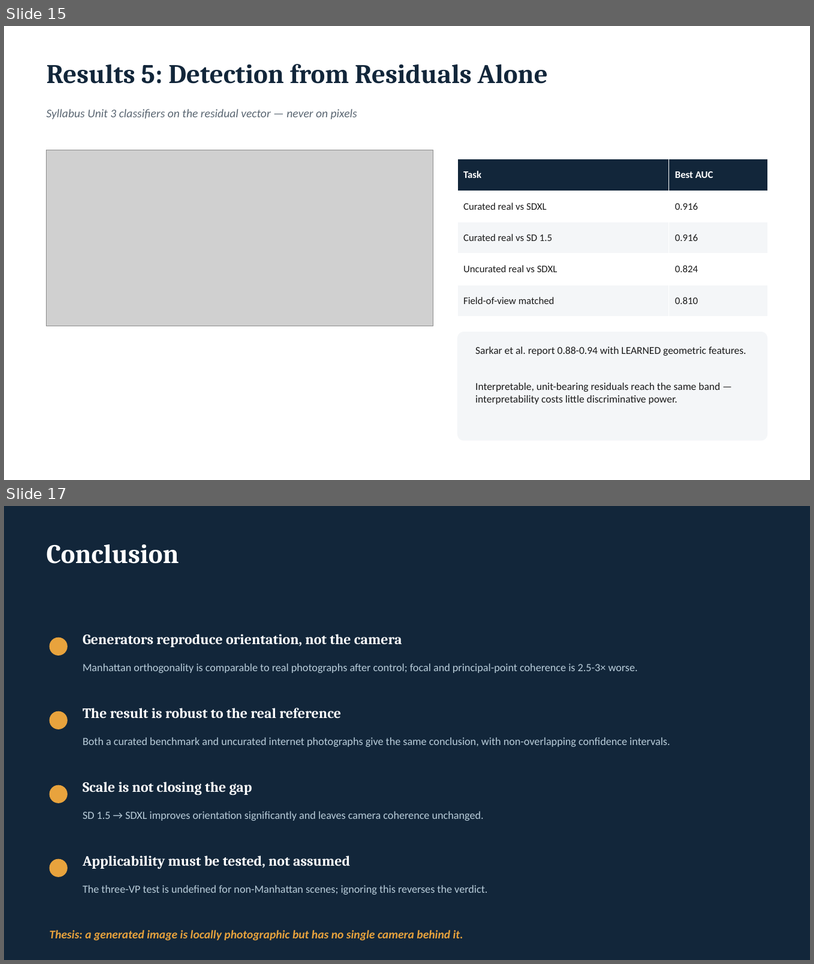
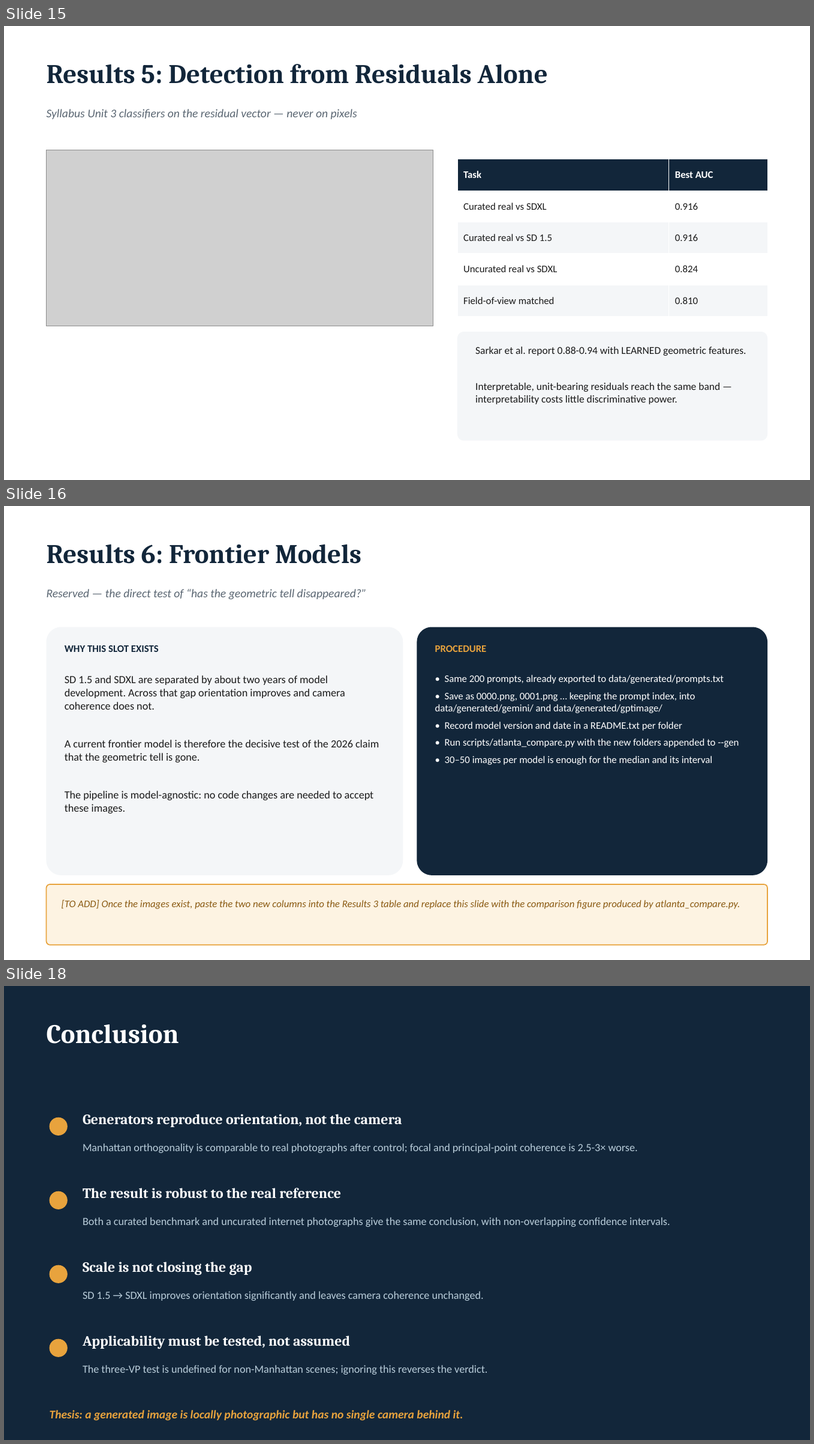
Before and after one commit to eesha5/vanishing-truth, a slide deck: docs/report/CA3_Presentation_Geometric_Consistency.pptx. Shown one above the other, each under a label of ours: slides 15 and 17 before the commit, slides 15, 16 and 18 after it; the slides between them are not shown. The pictures are 814x964 and 814x1444 pixels, drawn with LibreOffice and Linux fonts; fonts in the diff are those of the drawing; grey boxes stand for pictures. Boxes give left, top, right and bottom in pixels: in the first picture for what was removed or moved away, otherwise in the second. Text is boxed around its words. In the diff, an @@ line names an element or a change of style, - is before the commit and + after.

Commit message:
Reserve frontier-model slots: columns in the primary results table, report section 5.4.1, dedicated PPT slide

```diff
--- a/docs/report/CA3_Presentation_Geometric_Consistency.pptx
+++ b/docs/report/CA3_Presentation_Geometric_Consistency.pptx
@@ slide 16 added at bbox=[4, 506, 810, 960], background #FFFFFF @@
@@ text added at bbox=[47, 544, 362, 564], 32 pt, text #12263A, bold @@
+Results 6: Frontier Models
@@ text added at bbox=[47, 589, 367, 600], 14 pt, text #5A6672, italic @@
+Reserved — the direct test of “has the geometric tell disappeared?”
@@ rounded rectangle added at bbox=[47, 627, 403, 875], fill #F4F6F8 @@
@@ rounded rectangle added at bbox=[417, 627, 768, 875], fill #12263A @@
@@ text added at bbox=[65, 645, 159, 652], 12 pt, text #12263A, bold @@
+WHY THIS SLOT EXISTS
@@ text added at bbox=[435, 645, 487, 652], 12 pt, text #E8A33D, bold @@
+PROCEDURE
@@ text added at bbox=[65, 675, 379, 813], 13 pt, text #1A1A1A @@
+SD 1.5 and SDXL are separated by about two years of model development. Across that gap orientation improves and camera coherence does not.
+A current frontier model is therefore the decisive test of the 2026 claim that the geometric tell is gone.
+The pipeline is model-agnostic: no code changes are needed to accept these images.
@@ text added at bbox=[435, 675, 739, 765], 12 pt, text #FFFFFF @@
+• Same 200 prompts, already exported to data/generated/prompts.txt
+• Save as 0000.png, 0001.png … keeping the prompt index, into data/generated/gemini/ and data/generated/gptimage/
+• Record model version and date in a README.txt per folder
+• Run scripts/atlanta_compare.py with the new folders appended to --gen
+• 30–50 images per model is enough for the median and its interval
@@ rounded rectangle added at bbox=[47, 884, 768, 945], fill #FDF3E2, outline #E8A33D 1.25 pt @@
@@ text added at bbox=[62, 900, 740, 909], 12 pt, text #8A5A12, italic @@
+[TO ADD] Once the images exist, paste the two new columns into the Results 3 table and replace this slide with the comparison figure produced by atlanta_compare.py.
@@ what was slide 17 is now slide 18 @@
```
Also in this commit, not shown: 2 slides changed, 4 other files.
